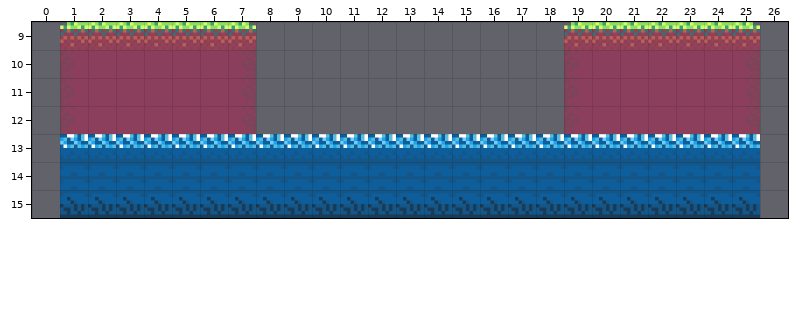
Two versions of a level (Tiled map, data/tmx/tmx.tmx). The picture above was drawn from the file before the commit.
Cells are 32x32 px. Shown: x 0..26, y 9..15. The old version is drawn lined up with the new one.
Now the later version:
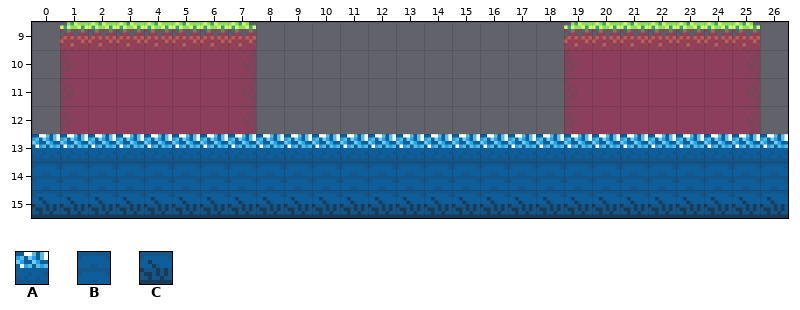
Key: from "oceantsx": A 0 "ocean", B 5 "ocean", C 9 "ocean".
_ is an empty cell.
What changed:
map size 25x16 -> 27x16 cells (old content now starts at 1,0; both pictures use the new coordinates)
Layer "ocean":
y 13: x 0 _ -> A; x 26 _ -> A
y 14: x 0 _ -> B; x 26 _ -> B
y 15: x 0 _ -> C; x 26 _ -> C
